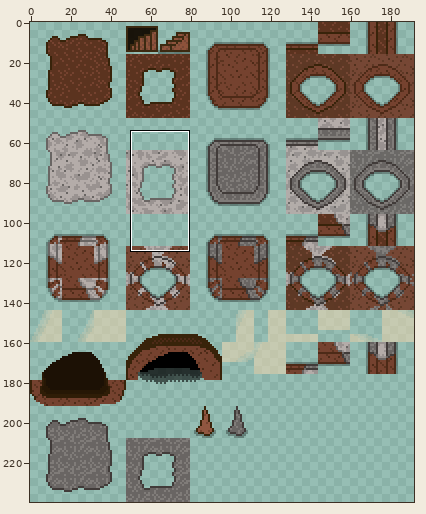
One commit to this sprite sheet: graphics/terrain/marble_quarry.png. Above: a wide view before the commit, with the close-up outlined.
Close-up. Earlier state:
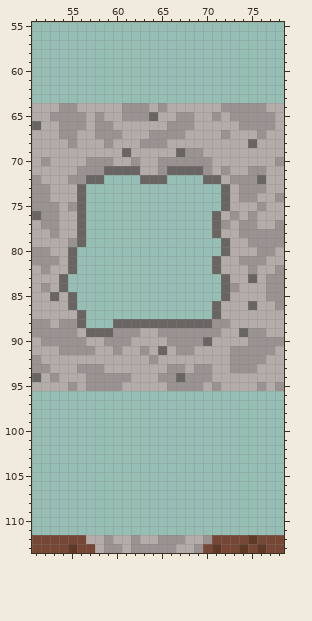
The file is 192x240 pixels. Colours within 5 levels of each other are drawn and written as one. Shown: x 51..78, y 55..113.
After the commit:
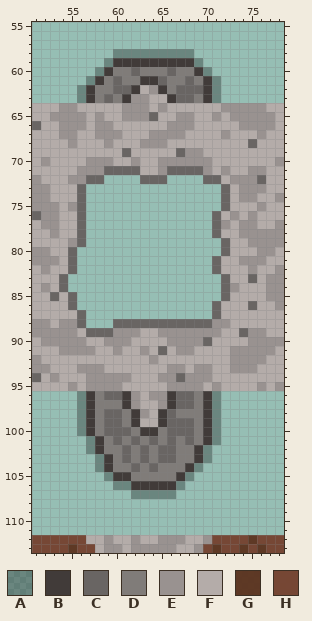
Palette (. is transparent): A #0000004b  B #413b39  C #696563  D #807c79  E #999290  F #b4aca9  G #5b331ff4  H #75422ff4
Change:
y 58: x 60..68 ......... -> AAAAAAAAA
y 59: x 59..69 ........... -> ABBBBBBBBBA
y 60: x 58..70 ............. -> ABDDCDDDCDDBA
y 61: x 57..71 ............... -> ABDCDDBBCDDCDBA
y 62: x 56..71 ................ -> ABDDCCBFEBDCCCBA
y 63: x 56..71 ................ -> ABDCDBEEFFBCCDBA
y 96: x 56..71 ................ -> ABDCCBEFEEBCCDBA
y 97: x 56..71 ................ -> ABDDDBEFFEBCCDBA
y 98: x 56..71 ................ -> ABDCCDBEFBCDDDBA
y 99: x 56..71 ................ -> ABDCCDBFFBCCCDBA
y 100: x 56..71 ................ -> ABDCCCDBBDCCCDBA
y 101: x 57..71 ............... -> ABDCDCDCDCDCDBA
y 102: x 57..70 .............. -> ABDDCDCDCCDDBA
y 103: x 58..70 ............. -> ABDCDCDCCDDBA
y 104: x 58..69 ............ -> ABDDCDCDDDBA
y 105: x 59..68 .......... -> ABBDDDDDBA
y 106: x 60..67 ........ -> AABBBBBA
y 107: x 62..66 ..... -> AAAAA
